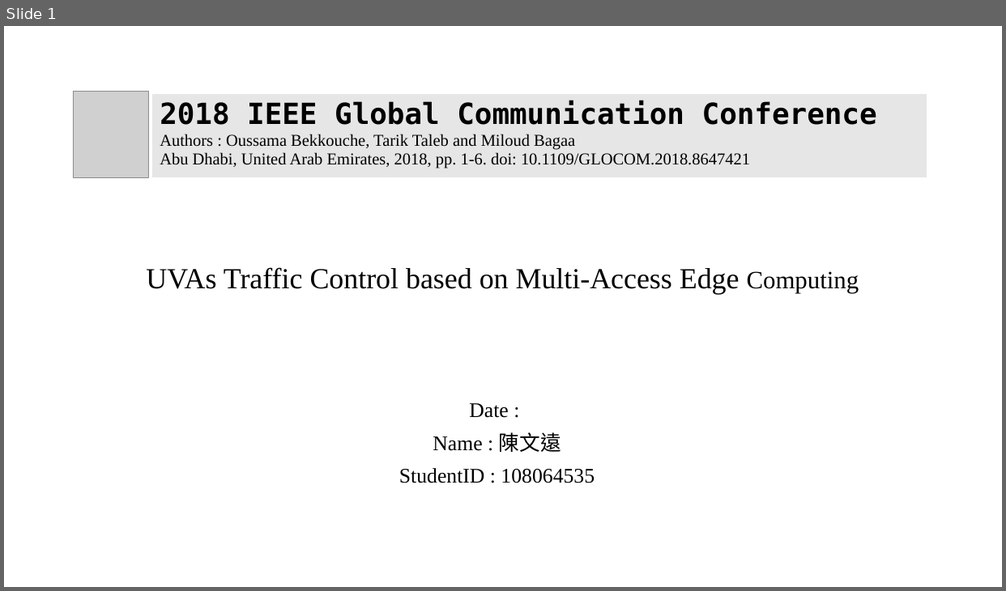
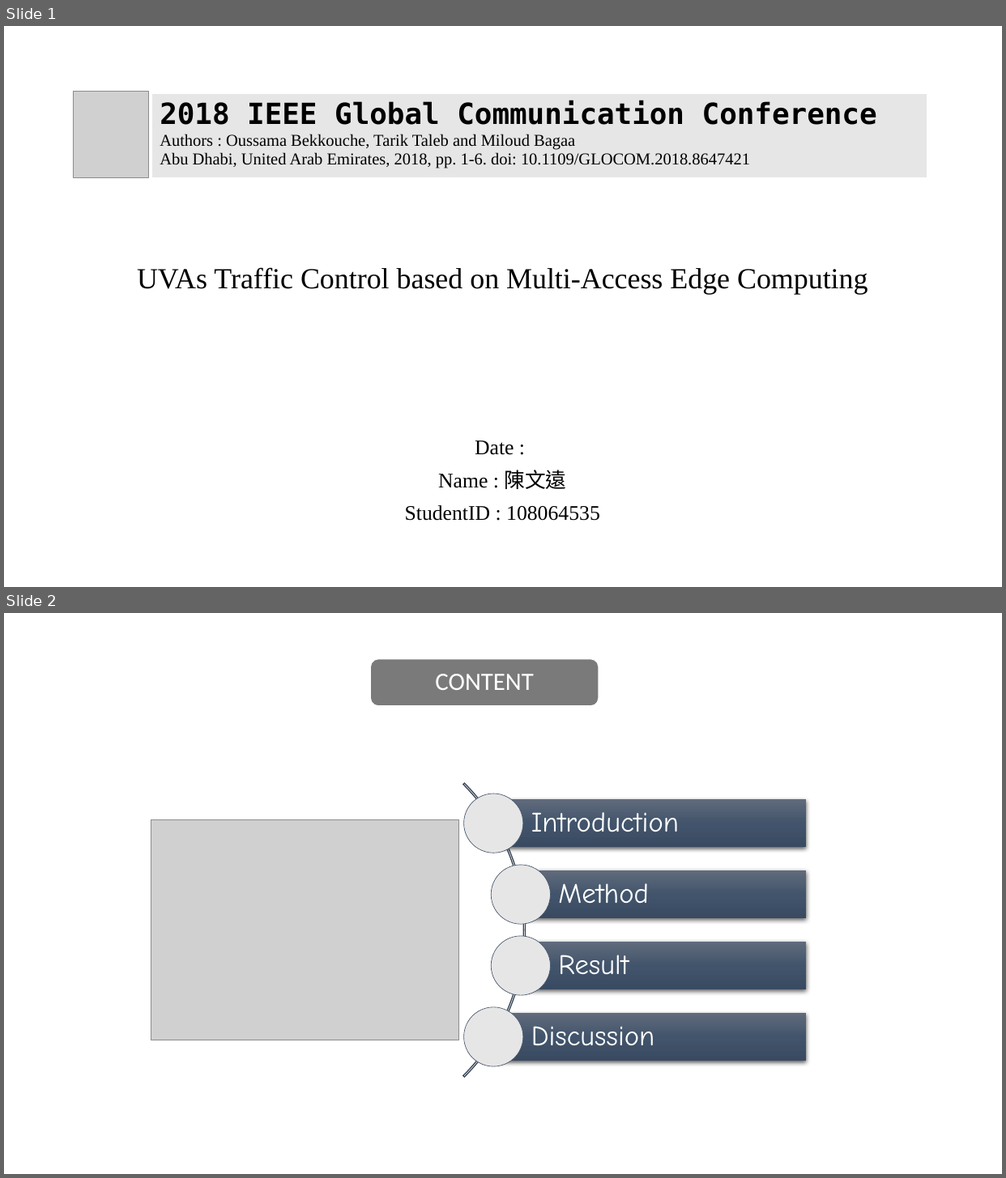
Before and after one commit to chris-nthu/communication, a slide deck: wireless_network/PaperReading/Report.pptx. Shown one above the other, each under a label of ours: slide 1 before the commit, slides 1 and 2 after it. The pictures are 1006x591 and 1006x1178 pixels, drawn with LibreOffice and Linux fonts; fonts in the diff are those of the drawing; grey boxes stand for pictures. Boxes give left, top, right and bottom in pixels: in the first picture for what was removed or moved away, otherwise in the second. Text is boxed around its words. In the diff, an @@ line names an element or a change of style, - is before the commit and + after.

```diff
--- a/wireless_network/PaperReading/Report.pptx
+++ b/wireless_network/PaperReading/Report.pptx
@@ slide 2 added at <box>4,613,1002,1174</box>, background #FFFFFF @@
@@ rounded rectangle added at <box>371,658,599,706</box>, fill #7A7A7A, outline #FFFFFF 1 pt @@
@@ text added at <box>435,674,533,690</box>, 24 pt, text #FFFFFF @@
+CONTENT
@@ picture added at <box>151,820,458,1041</box> @@
@@ group added at <box>109,722,807,1138</box>: 4 rectangles, 4 texts, 4 ellipses, 1 arch (boxed as its full ring) @@
+Introduction
+Method
+Result
+Discussion
@@ slide 1 changed as well @@
@@ title "UVAs Traffic Control based on ..." at <box>137,267,867,294</box>: size 24 to 28 pt in "Computing" @@
@@ subtitle "Date :": place and size @@
-subtitle "Date :" at <box>399,403,594,484</box>
+subtitle "Date :" at <box>405,441,600,521</box>
```
Also in this commit, not shown: 1 other slide changed, 8 other slides added.
